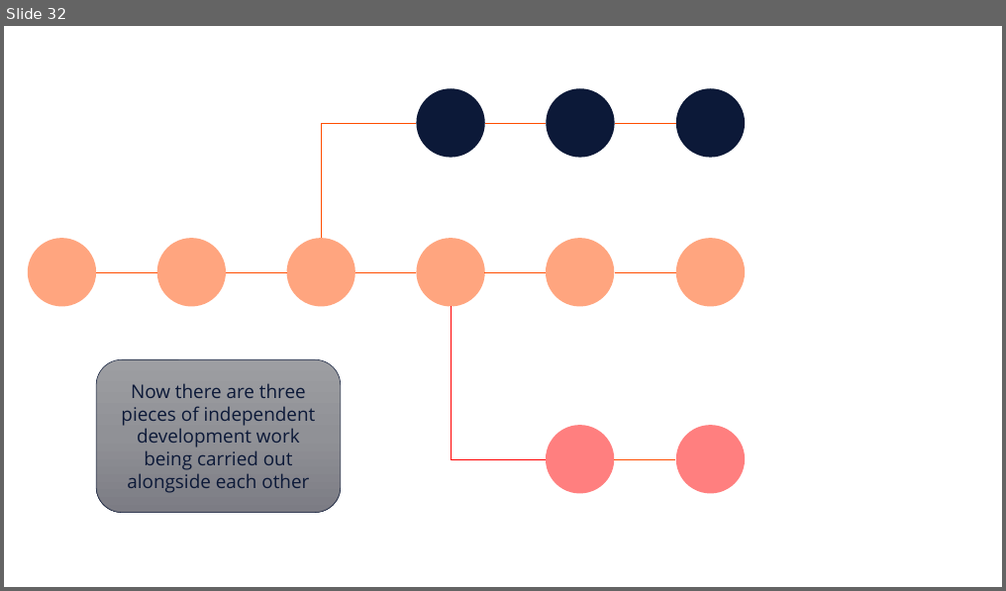
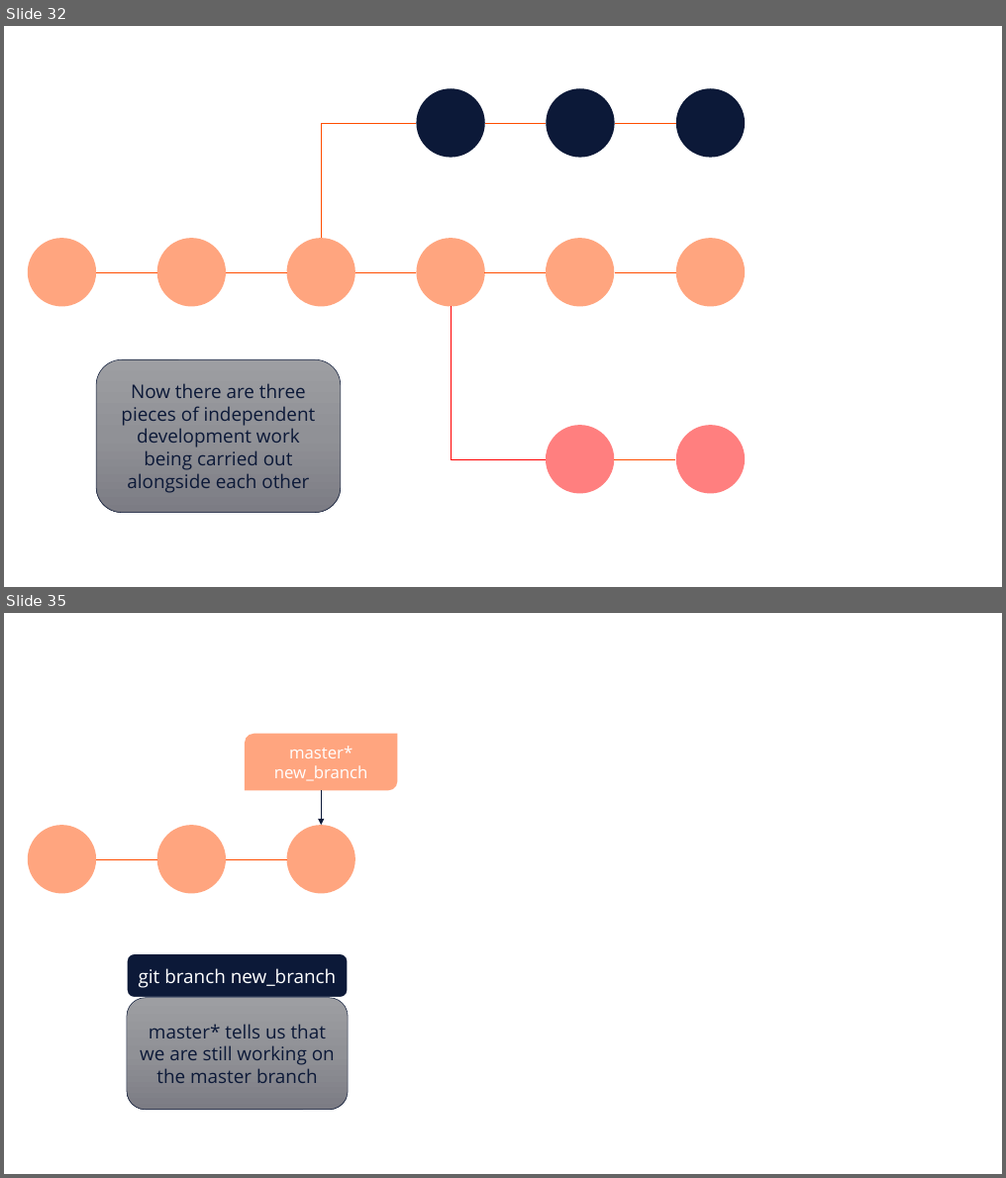
Before and after one commit to e815135/Shiny-App-Project, a slide deck: making basic workflow diagram.pptx. Shown one above the other, each under a label of ours: slide 32 before the commit, slides 32 and 35 after it; the slides between them are not shown. The pictures are 1006x591 and 1006x1178 pixels, drawn with LibreOffice and Linux fonts; fonts in the diff are those of the drawing. Boxes give left, top, right and bottom in pixels: in the first picture for what was removed or moved away, otherwise in the second. Text is boxed around its words. In the diff, an @@ line names an element or a change of style, - is before the commit and + after.

Commit message:
create working on a branch page and add ui and server functions for merge pages

```diff
--- a/making basic workflow diagram.pptx
+++ b/making basic workflow diagram.pptx
@@ slide 35 added at <box>4,613,1002,1174</box>, background #FFFFFF @@
@@ round diag rect added at <box>245,734,397,790</box>, fill #FF4D00 at 50% opacity, 16 pt, text #FFFFFF @@
+master*
+new_branch
@@ arrow added from (322, 790) to (322, 825), #0C1938 0.5 pt @@
@@ group added at <box>27,825,355,894</box>: 3 ellipses, 2 lines @@
@@ rounded rectangle added at <box>127,954,348,998</box>, fill #0C1938, outline #FFFFFF 1.5 pt, 18 pt, text #FFFFFF @@
+git branch new_branch
@@ rounded rectangle added at <box>127,998,348,1110</box>, fill gradient #9E9EA3 to #909196 to #7C7D84, outline #0C1938 0.5 pt, 18 pt, text #0C1938 @@
+master* tells us that we are still working on the master branch
```
Also in this commit, not shown: 16 other slides added, 13 other files.
